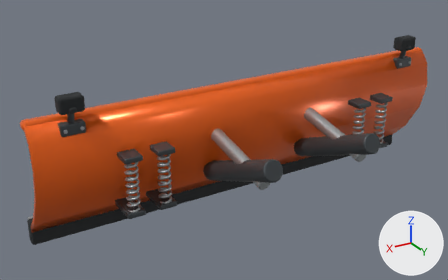
The glTF model vehicles/tractor_snow_blade.glb: old version first, new version second.
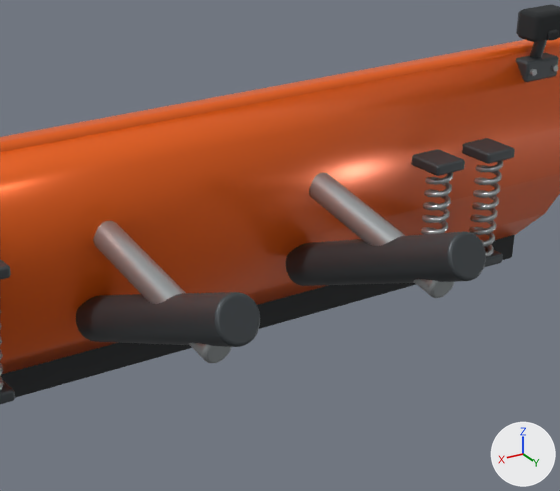
There are two pictures of each version: one whole from a 50 mm lens placed at (2.21, 3.25, 2.16), pointed at (0.29, 0.04, 0.56), one close up on the part from 38% to 92% of the width and 12% to 87% of the height. The lights are fixed; the arrows at lower right show +X, +Y and +Z. The older version's two pictures come first. Where no turn or scale is listed for an object, it has been applied to the vertices.

The first close-up shows 'Hydraulic ram', 'Hydraulic ram.001', 'Lip', 'Mounting arm', 'Mounting arm.001', 'Orange mouldboard', 'Rubber cutting edge', 'Spring anchor.001', 'Spring anchor.003', 'Trip spring', 'Trip spring.001', 'Work lamp housing' and 9 more.
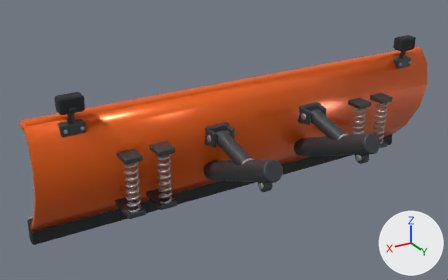
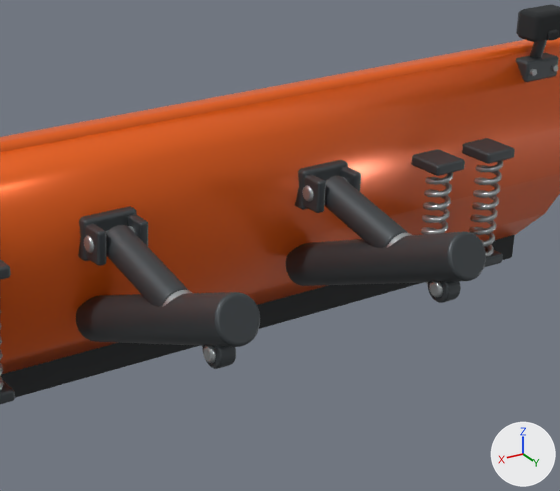
Commit message: Model plough hydraulic cylinders and clevis pins

Not visible in the close-ups: 'Hydraulic piston rod', 'Hydraulic piston rod.001'.

Where the change shows, as pixel boxes (x1, y1, x2, y2) in the close-ups (560 x 491 px):
'Hydraulic ram.001', deleted
    before: (93, 221, 231, 363)
'Hydraulic ram', deleted
    before: (309, 173, 454, 298)
'Hydraulic cylinder barrel.001', added
    after: (106, 225, 188, 307)
'Hydraulic cylinder barrel', added
    after: (324, 176, 408, 248)
'Cylinder mounting pad.001', added
    after: (78, 206, 137, 261)
'Cylinder mounting pad', added
    after: (295, 160, 348, 210)
'Cylinder clevis cheek.003', added
    after: (85, 223, 106, 266)
'Cylinder clevis cheek.001', added
    after: (303, 174, 326, 213)
'Piston rod eye.001', added
    after: (203, 345, 236, 369)
'Piston rod eye', added
    after: (428, 281, 461, 303)
'Cylinder clevis cheek.002', added
    after: (128, 214, 148, 246)
'Cylinder clevis cheek', added
    after: (340, 166, 361, 192)
'Piston pivot pin.001', added
    after: (203, 345, 216, 363)
'Piston pivot pin', added
    after: (429, 281, 443, 297)
'Blade clevis pin.001', added
    after: (84, 226, 135, 253)
'Blade clevis pin', added
    after: (302, 177, 347, 202)
'Hydraulic gland.001', added (mostly hidden)
    after: (162, 290, 192, 307)
'Hydraulic gland', added (mostly hidden)
    after: (386, 233, 412, 248)

Patch to the scene script:
```diff
--- a/vehicles/tractor_snow_blade.glb.py
+++ b/vehicles/tractor_snow_blade.glb.py
@@ ob_hydraulic_ram @@
-ob_hydraulic_ram = bpy.data.objects.new('Hydraulic ram', me_cylinder_027)
@@ ob_hydraulic_ram_001 @@
-ob_hydraulic_ram_001 = bpy.data.objects.new('Hydraulic ram.001', me_cylinder_029)
@@ ob_piston_rod_eye_001 @@
+ob_piston_rod_eye_001 = bpy.data.objects.new('Piston rod eye.001', me_cylinder_038)  # 400 vertices, 796 faces; spans x -0.026..0.026, y -0.041..0.041, z -0.041..0.041; in mat_graphite_steel (dark grey #4a4f52)
+ob_piston_rod_eye_001.location = (0.37, 0.64, 0.52)
@@ ob_piston_rod_eye @@
+ob_piston_rod_eye = bpy.data.objects.new('Piston rod eye', me_cylinder_038.copy())
+ob_piston_rod_eye.location = (-0.37, 0.64, 0.52)
@@ ob_piston_pivot_pin_001 @@
+ob_piston_pivot_pin_001 = bpy.data.objects.new('Piston pivot pin.001', me_cylinder_039)  # 400 vertices, 796 faces; spans x -0.0375..0.0375, y -0.024..0.024, z -0.024..0.024; in mat_galvanised_steel (grey #adb3b5)
+ob_piston_pivot_pin_001.location = (0.37, 0.64, 0.52)
@@ ob_piston_pivot_pin @@
+ob_piston_pivot_pin = bpy.data.objects.new('Piston pivot pin', me_cylinder_032_1)  # 400 vertices, 796 faces; spans x -0.0375..0.0375, y -0.024..0.024, z -0.024..0.024; in mat_galvanised_steel (grey #adb3b5)
+ob_piston_pivot_pin.location = (-0.37, 0.64, 0.52)
@@ ob_hydraulic_piston_rod_001 @@
+ob_hydraulic_piston_rod_001 = bpy.data.objects.new('Hydraulic piston rod.001', me_cylinder_036)  # 400 vertices, 796 faces; spans x -0.025..0.025, y -0.099..0.099, z -0.045..0.045; in mat_galvanised_steel (grey #adb3b5)
+ob_hydraulic_piston_rod_001.location = (0.37, 0.544, 0.543)
@@ ob_hydraulic_piston_rod @@
+ob_hydraulic_piston_rod = bpy.data.objects.new('Hydraulic piston rod', me_cylinder_029_1)  # 400 vertices, 796 faces; spans x -0.025..0.025, y -0.099..0.099, z -0.045..0.045; in mat_galvanised_steel (grey #adb3b5)
+ob_hydraulic_piston_rod.location = (-0.37, 0.544, 0.543)
@@ ob_hydraulic_gland_001 @@
+ob_hydraulic_gland_001 = bpy.data.objects.new('Hydraulic gland.001', me_cylinder_035_1)  # 400 vertices, 796 faces; spans x -0.051..0.051, y -0.0225..0.0225, z -0.0516..0.0516; in mat_galvanised_steel (grey #adb3b5)
+ob_hydraulic_gland_001.location = (0.37, 0.46, 0.563)
@@ ob_hydraulic_gland @@
+ob_hydraulic_gland = bpy.data.objects.new('Hydraulic gland', me_cylinder_028_1)  # 400 vertices, 796 faces; spans x -0.051..0.051, y -0.0225..0.0225, z -0.0516..0.0516; in mat_galvanised_steel (grey #adb3b5)
+ob_hydraulic_gland.location = (-0.37, 0.46, 0.563)
@@ ob_hydraulic_cylinder_barrel_001 @@
+ob_hydraulic_cylinder_barrel_001 = bpy.data.objects.new('Hydraulic cylinder barrel.001', me_cylinder_034_1)  # 400 vertices, 796 faces; spans x -0.049..0.049, y -0.165..0.165, z -0.082..0.082; in mat_graphite_steel (dark grey #4a4f52)
+ob_hydraulic_cylinder_barrel_001.location = (0.37, 0.292, 0.603)
@@ ob_hydraulic_cylinder_barrel @@
+ob_hydraulic_cylinder_barrel = bpy.data.objects.new('Hydraulic cylinder barrel', me_cylinder_034_1.copy())
+ob_hydraulic_cylinder_barrel.location = (-0.37, 0.292, 0.603)
@@ ob_cylinder_mounting_pad_001 @@
+ob_cylinder_mounting_pad_001 = bpy.data.objects.new('Cylinder mounting pad.001', me_cube_008_1)  # 152 vertices, 300 faces; spans x -0.086..0.086, y -0.03..0.03, z -0.062..0.062; in mat_graphite_steel (dark grey #4a4f52)
+ob_cylinder_mounting_pad_001.location = (0.37, 0.085, 0.64)
@@ ob_cylinder_mounting_pad @@
+ob_cylinder_mounting_pad = bpy.data.objects.new('Cylinder mounting pad', me_cube_005_1)  # 152 vertices, 300 faces; spans x -0.086..0.086, y -0.03..0.03, z -0.062..0.062; in mat_graphite_steel (dark grey #4a4f52)
+ob_cylinder_mounting_pad.location = (-0.37, 0.085, 0.64)
@@ ob_cylinder_clevis_cheek_003 @@
+ob_cylinder_clevis_cheek_003 = bpy.data.objects.new('Cylinder clevis cheek.003', me_cube_010_1)  # 152 vertices, 300 faces; spans x -0.015..0.015, y -0.0535..0.0535, z -0.05..0.05; in mat_graphite_steel (dark grey #4a4f52)
+ob_cylinder_clevis_cheek_003.location = (0.436, 0.128, 0.64)
@@ ob_cylinder_clevis_cheek_002 @@
+ob_cylinder_clevis_cheek_002 = bpy.data.objects.new('Cylinder clevis cheek.002', me_cube_009_1)  # 152 vertices, 300 faces; spans x -0.015..0.015, y -0.0535..0.0535, z -0.05..0.05; in mat_graphite_steel (dark grey #4a4f52)
+ob_cylinder_clevis_cheek_002.location = (0.304, 0.128, 0.64)
@@ ob_cylinder_clevis_cheek_001 @@
+ob_cylinder_clevis_cheek_001 = bpy.data.objects.new('Cylinder clevis cheek.001', me_cube_007_1)  # 152 vertices, 300 faces; spans x -0.015..0.015, y -0.0535..0.0535, z -0.05..0.05; in mat_graphite_steel (dark grey #4a4f52)
+ob_cylinder_clevis_cheek_001.location = (-0.304, 0.128, 0.64)
@@ ob_cylinder_clevis_cheek @@
+ob_cylinder_clevis_cheek = bpy.data.objects.new('Cylinder clevis cheek', me_cube_009_1.copy())
+ob_cylinder_clevis_cheek.location = (-0.436, 0.128, 0.64)
@@ ob_blade_clevis_pin_001 @@
+ob_blade_clevis_pin_001 = bpy.data.objects.new('Blade clevis pin.001', me_cylinder_037)  # 400 vertices, 796 faces; spans x -0.09..0.09, y -0.025..0.025, z -0.025..0.025; in mat_galvanised_steel (grey #adb3b5)
+ob_blade_clevis_pin_001.location = (0.37, 0.135, 0.64)
@@ ob_blade_clevis_pin @@
+ob_blade_clevis_pin = bpy.data.objects.new('Blade clevis pin', me_cylinder_030_1)  # 400 vertices, 796 faces; spans x -0.09..0.09, y -0.025..0.025, z -0.025..0.025; in mat_galvanised_steel (grey #adb3b5)
+ob_blade_clevis_pin.location = (-0.37, 0.135, 0.64)
```
